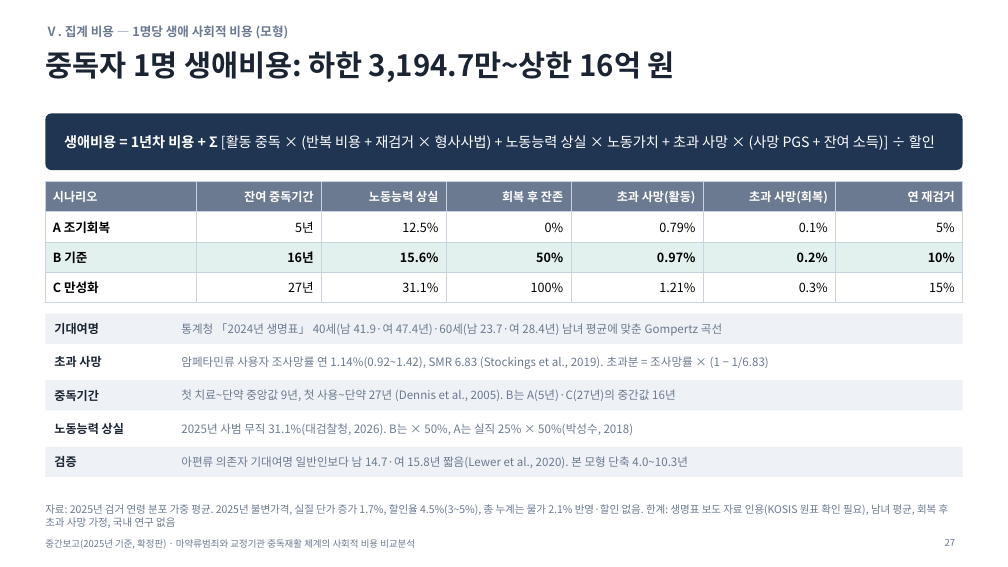
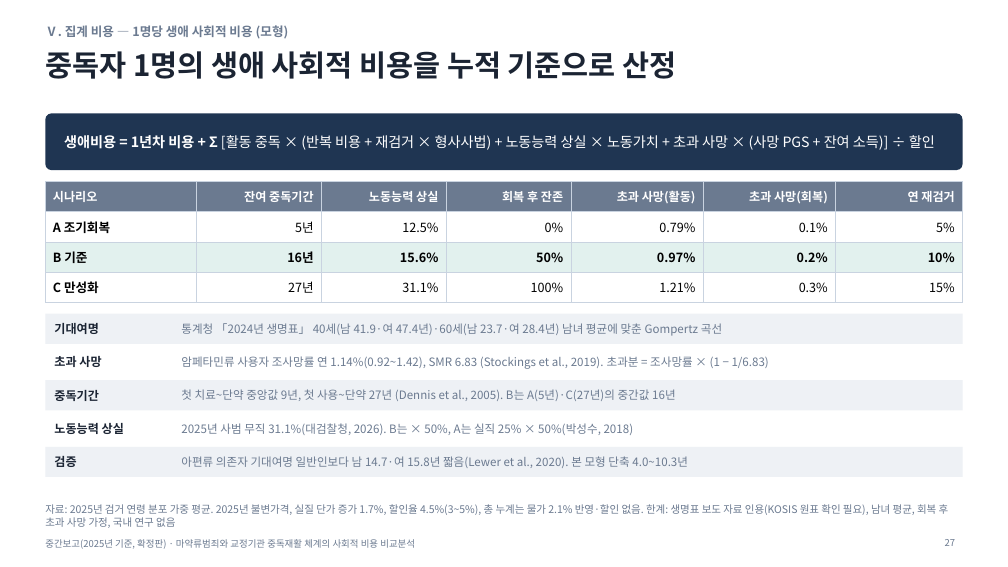
Before and after one commit to adminmrobo/drug-crime-social-cost, a slide deck: slide 27 of deliverables/2026-11-16_확정판/중간보고_마약류사회적비용_2025기준_확정판.pptx. Drawn at 1008x567 pixels with LibreOffice and Linux fonts; fonts in the diff are those of the drawing. Boxes give left, top, right and bottom in pixels: in the first picture for what was removed or moved away, otherwise in the second. Text is boxed around its words. In the diff, an @@ line names an element or a change of style, - is before the commit and + after.

Commit message:
생애비용 상한 16억 제거, 2016년 연구와의 연속선상 비교로 표현 정리

```diff
--- a/deliverables/2026-11-16_확정판/중간보고_마약류사회적비용_2025기준_확정판.pptx
+++ b/deliverables/2026-11-16_확정판/중간보고_마약류사회적비용_2025기준_확정판.pptx
@@ title at <box>45,51,677,79</box>: text changed @@
-중독자 1명 생애비용: 하한 3,194.7만~상한 16억 원
+중독자 1명의 생애 사회적 비용을 누적 기준으로 산정
```
Also in this commit, not shown: 2 other slides changed, 19 other files.
